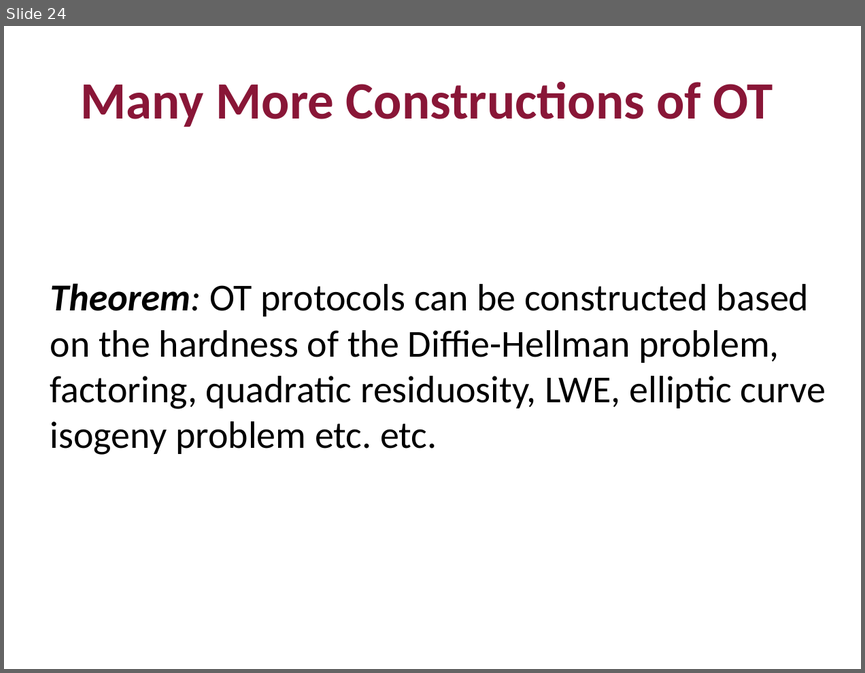
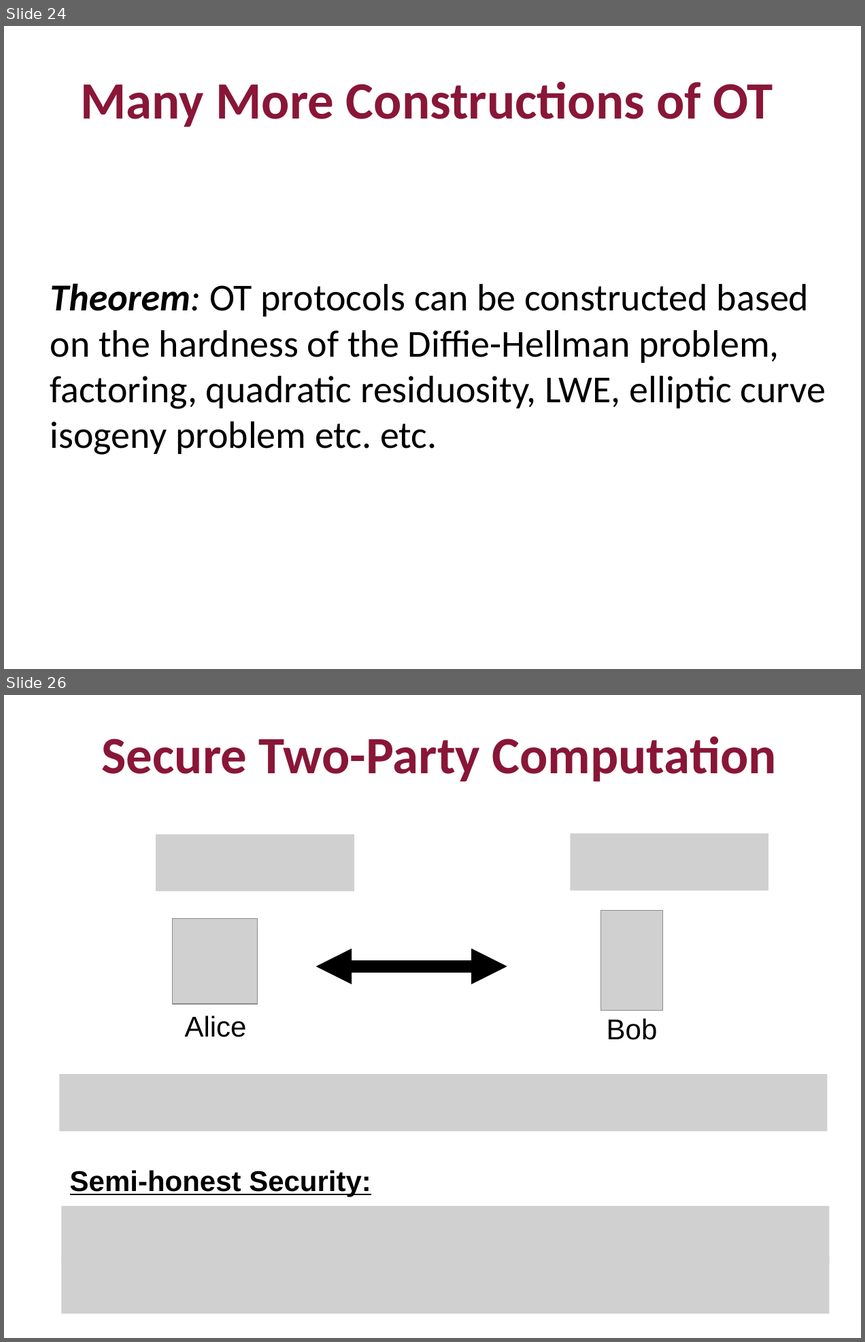
Before and after one commit to mit6875/mit6875.github.io, a slide deck: FA22SLIDES/lec21.pptx. Shown one above the other, each under a label of ours: slide 24 before the commit, slides 24 and 26 after it; the slides between them are not shown. The pictures are 865x673 and 865x1342 pixels, drawn with LibreOffice and Linux fonts; fonts in the diff are those of the drawing; grey boxes stand for pictures. Boxes give left, top, right and bottom in pixels: in the first picture for what was removed or moved away, otherwise in the second. Text is boxed around its words. In the diff, an @@ line names an element or a change of style, - is before the commit and + after.

```diff
--- a/FA22SLIDES/lec21.pptx
+++ b/FA22SLIDES/lec21.pptx
@@ slide 26 added at (4, 695, 861, 1338), background #FFFFFF @@
@@ title added at (102, 736, 776, 781), 44 pt, text #891637, bold @@
+Secure Two-Party Computation
@@ picture added at (156, 834, 354, 892) @@
@@ picture added at (570, 833, 768, 890) @@
@@ picture added at (172, 919, 258, 1004) @@
@@ picture added at (601, 910, 663, 1011) @@
@@ double arrow added from (316, 966) to (507, 966), #000000 10 pt @@
@@ text added at (185, 1015, 247, 1037), 24 pt, text #000000 @@
+Alice
@@ text added at (606, 1018, 657, 1040), 24 pt, text #000000 @@
+Bob
@@ picture added at (60, 1074, 827, 1131) @@
@@ text added at (70, 1170, 371, 1197), 24 pt, text #000000, bold, underline @@
+Semi-honest Security:
@@ picture added at (61, 1206, 829, 1263) @@
@@ picture added at (61, 1256, 829, 1314) @@
```
Also in this commit, not shown: 1 slide changed, 13 other slides added, 10 slides removed, 1 other file.
